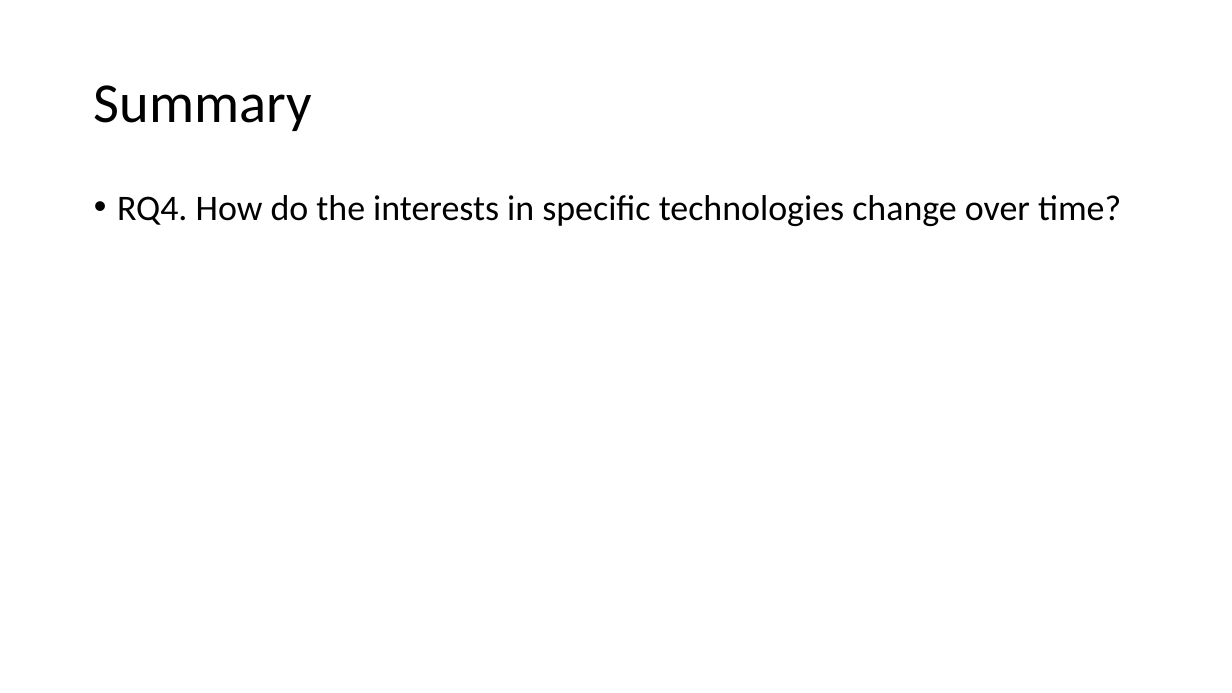
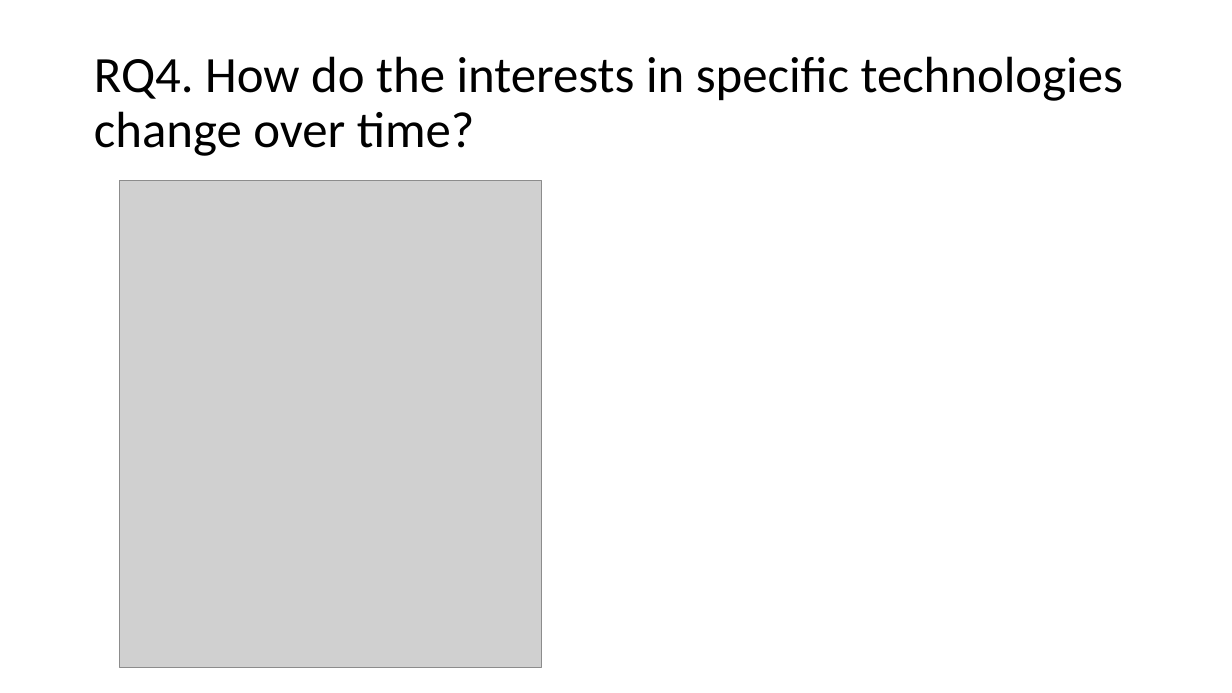
Before and after one commit to chengkaiyang2025/course, a slide deck: slide 19 of assignments/assignment_4/stackoverflow.pptx (slide 9 before the commit). Drawn at 1232x693 pixels with LibreOffice and Linux fonts; fonts in the diff are those of the drawing; grey boxes stand for pictures. Boxes give left, top, right and bottom in pixels: in the first picture for what was removed or moved away, otherwise in the second. Text is boxed around its words. In the diff, an @@ line names an element or a change of style, - is before the commit and + after.

```diff
--- a/assignments/assignment_4/stackoverflow.pptx
+++ b/assignments/assignment_4/stackoverflow.pptx
@@ title at [94, 56, 1123, 156]: text changed; size 44 to 39.6 pt @@
-Summary
+RQ4. How do the interests in specific technologies change over time?
@@ text removed at [117, 195, 1121, 226] @@
-• RQ4. How do the interests in specific technologies change over time?
@@ picture added at [119, 180, 542, 667] @@
```
Also in this commit, not shown: 6 other slides changed, 10 slides added, 1 other file.
